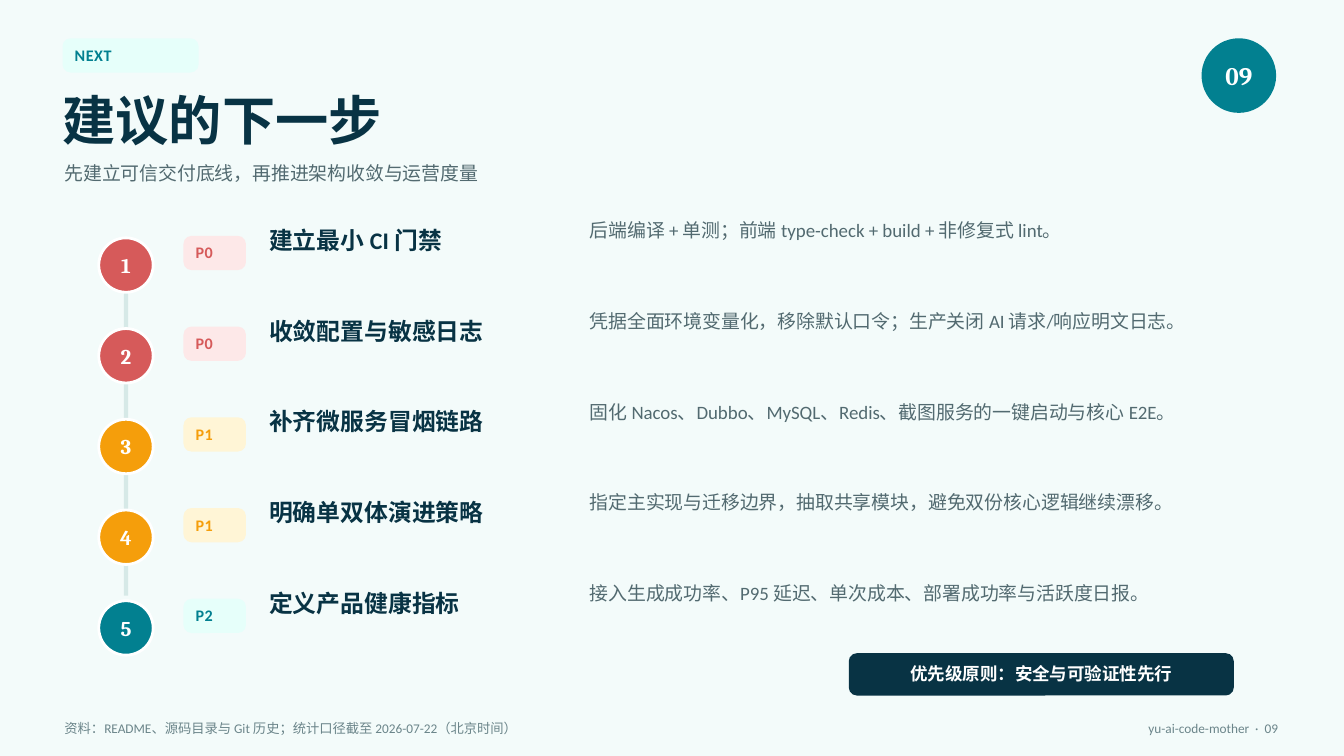
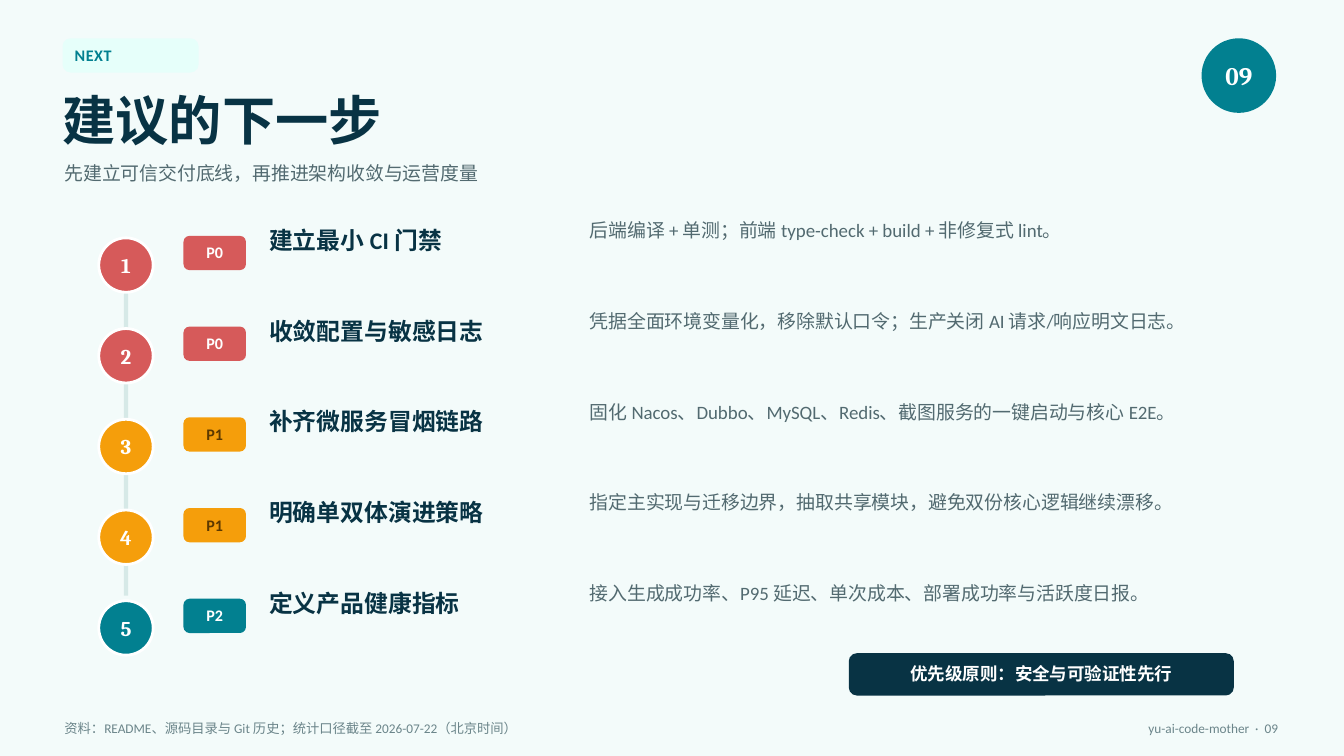
Before and after one commit to liyupi/yu-ai-code-mother, a slide deck: slide 9 of docs/reports/project-status-2026-07-22.pptx. Drawn at 1344x756 pixels with LibreOffice and Linux fonts; fonts in the diff are those of the drawing. Boxes give left, top, right and bottom in pixels: in the first picture for what was removed or moved away, otherwise in the second. Text is boxed around its words. In the diff, an @@ line names an element or a change of style, - is before the commit and + after.

```diff
--- a/docs/reports/project-status-2026-07-22.pptx
+++ b/docs/reports/project-status-2026-07-22.pptx
@@ text "P0": place and size @@
-text "P0" at <box>196,247,213,258</box>
+text "P0" at <box>206,247,223,258</box>
@@ text "P0" at <box>206,247,223,258</box>: text colour #D65A5A to #FFFFFF, letter spacing 0.4 to 0 pt; alignment left to centre @@
@@ rounded rectangle at <box>184,236,246,270</box>: fill #FDE8E8 to #D65A5A; proportions changed @@
@@ text "P0" at <box>206,338,223,349</box>: text colour #D65A5A to #FFFFFF, letter spacing 0.4 to 0 pt; alignment left to centre @@
@@ text "P0": place and size @@
-text "P0" at <box>196,338,213,349</box>
+text "P0" at <box>206,338,223,349</box>
@@ rounded rectangle at <box>184,327,246,361</box>: fill #FDE8E8 to #D65A5A; proportions changed @@
@@ text "P1": place and size @@
-text "P1" at <box>196,429,213,440</box>
+text "P1" at <box>206,429,223,440</box>
@@ text "P1" at <box>206,429,223,440</box>: text colour #F59E0B to #5C3900, letter spacing 0.4 to 0 pt; alignment left to centre @@
@@ rounded rectangle at <box>184,417,246,452</box>: fill #FFF5D6 to #F59E0B; proportions changed @@
@@ text "P1" at <box>206,520,223,531</box>: text colour #F59E0B to #5C3900, letter spacing 0.4 to 0 pt; alignment left to centre @@
@@ text "P1": place and size @@
-text "P1" at <box>196,520,213,531</box>
+text "P1" at <box>206,520,223,531</box>
@@ rounded rectangle at <box>184,508,246,542</box>: fill #FFF5D6 to #F59E0B; proportions changed @@
@@ rounded rectangle at <box>184,599,246,633</box>: fill #E6FFFA to #028090; proportions changed @@
@@ text "P2": place and size @@
-text "P2" at <box>196,610,213,621</box>
+text "P2" at <box>206,610,223,621</box>
@@ text "P2" at <box>206,610,223,621</box>: text colour #028090 to #FFFFFF, letter spacing 0.4 to 0 pt; alignment left to centre @@
```
Also in this commit, not shown: 4 other slides changed.
